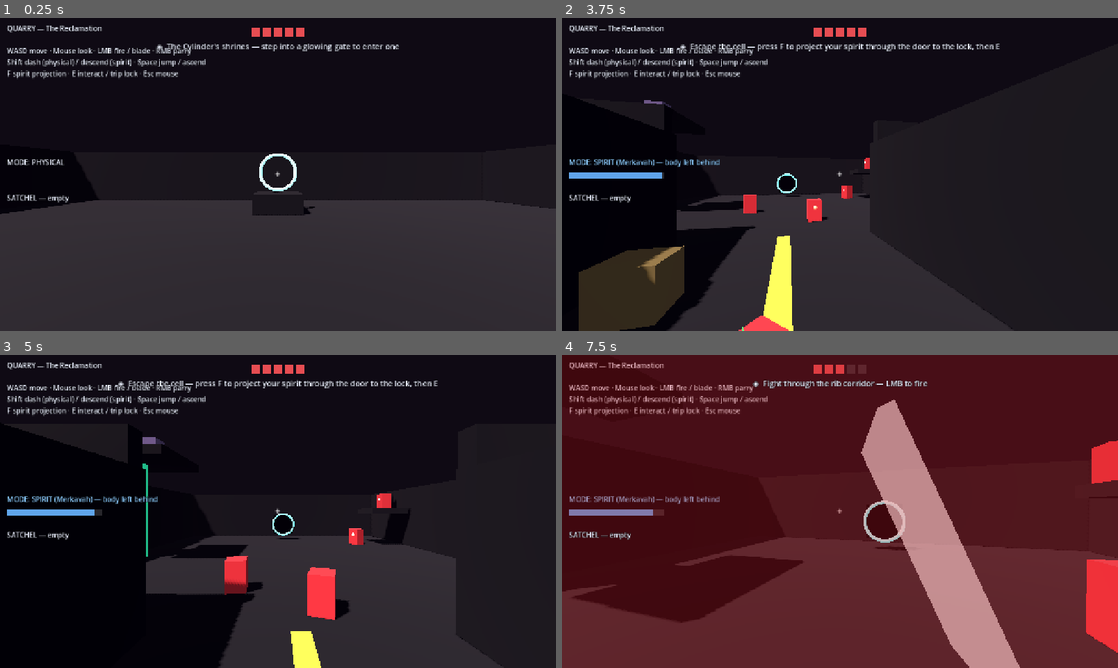
Above: before the commit, frames 1-4 (two rows, left to right).
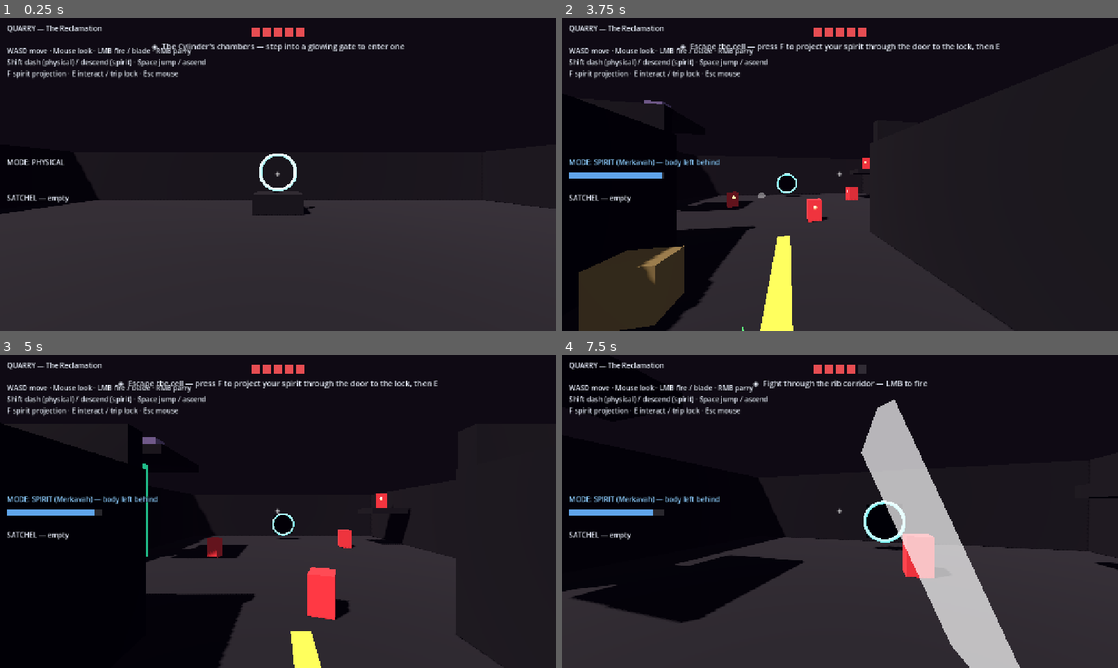
Above: after the commit, the same moments.

Repository: nathanaelries/quarry
Game: Godot game, scene res://scenes/main.tscn
Same seed, same stepped clock (60 frames per second), same inputs: the game is played once before the commit and once after it.
Inputs (mouse positions are in pixels of both pictures, inside the frame that each line leads up to):
- Up to frame 1 (0.25 s): no input
- Up to frame 2 (3.75 s): tap Enter at 0.5 s; move the mouse to (867, 174) at 0.52 s; hold Shift (dash) 0.53-1.28 s; hold W (move_forward) from 0.53 s (still down); click (867, 174) at 0.67 s; tap Space (jump) at 0.77, 1.52, 3.02 s; move the mouse to (812, 174) at 1.27 s; tap E (interact) at 1.35, 3.6 s; tap F (spirit_toggle) at 2, 3.5 s; move the mouse to (851, 168) at 2.02 s; hold F (spirit_toggle) 2.03-2.78 s; move the mouse to (834, 180) at 2.77 s; tap Shift (dash) at 2.85 s; click (834, 180) at 2.92 s; move the mouse to (878, 177) at 3.52 s
- Up to frame 3 (5 s): keep holding W (move_forward); tap Space (jump) at 3.77, 4.52 s; tap F (spirit_toggle) at 4.25, 4.35 s; move the mouse to (233, 508) at 4.27 s
- Up to frame 4 (7.5 s): tap F (spirit_toggle) at 5 s; move the mouse to (845, 511) at 5.02 s; hold Shift (dash) 5.03-5.78 s; click (845, 511) at 5.17 s; move the mouse to (817, 505) at 5.77 s; release W (move_forward) at 5.78 s; hold D (move_right) 5.78-6.53 s; tap E (interact) at 5.85 s; tap Space (jump) at 6.02, 6.77 s; move the mouse to (867, 511) at 6.52 s; hold F (spirit_toggle) 6.53-7.28 s; hold W (move_forward) from 6.53 s (still down); move the mouse to (812, 511) at 7.27 s; tap Shift (dash) at 7.35 s; click (812, 511) at 7.42 s

The runs differ from the first frame. In frame 1, 0.6% of the frame differs, in the area x 27-73%, y 7-11%; in frame 2, 0.6%; in frame 3, 1.0%; in frame 4, 99%, in the area x 0-100%, y 0-100%.

Commit message:
Rename "shrine" → "chamber" throughout
Adopt on-theme terminology: the Cylinder's organ-chambers, not BOTW "shrines".

- prototype/shrines/ → prototype/chambers/; shrine_base → chamber_base,
  shrine_reclamation → chamber_reclamation (hub keeps its name).
- game.gd: enter_shrine → enter_chamber, complete_shrine → complete_chamber,
  SHRINES → CHAMBERS, shrine_id → chamber_id; base build_shrine → build_chamber.
- docs/SHRINES.md → docs/CHAMBERS.md; updated all references in the READMEs and
  docs. Refreshed the stale repo-layout tree.

Mechanical rename; verified headless — boots into the hub via the renamed
framework with no broken paths or method references.

Co-Authored-By: Claude Opus 4.8 (1M context) <noreply@anthropic.com>

Diff:
--- a/prototype/shrines/shrine_base.gd
+++ b/prototype/chambers/chamber_base.gd
@@ -1,13 +1,13 @@
 extends Node3D
-## Quarry — base class for a shrine (and the hub).
+## Quarry — base class for a chamber (and the hub).
 ##
-## A shrine is a small, self-contained teaching level. Subclass this and override:
+## A chamber is a small, self-contained teaching level. Subclass this and override:
 ##   • get_spawn()        → where the player starts
 ##   • intro_objective()  → the first HUD objective line
-##   • build_shrine()     → lay out the content (use the helpers below)
+##   • build_chamber()     → lay out the content (use the helpers below)
 ## The base handles the player, HUD, input, lighting, navmesh bake, objectives, and the
 ## win → completion flow. Add a win gate with _build_win_gate(); stepping into it completes
-## the shrine and returns to the hub.
+## the chamber and returns to the hub.
 
 const PlayerScript := preload("res://scripts/player.gd")
 const HudScript := preload("res://scripts/hud.gd")
@@ -22,7 +22,7 @@
 const GOLD := Color(1.0, 0.86, 0.5)
 
 var player: CharacterBody3D
-var shrine_id := ""
+var chamber_id := ""
 
 var _hud: CanvasLayer
 var _won := false
@@ -39,7 +39,7 @@
 	player.global_position = spawn
 	player.spawn_point = spawn
 
-	build_shrine()
+	build_chamber()
 	_build_navigation()
 
 	_hud = HudScript.new()
@@ -57,7 +57,7 @@
 	return ""
 
 
-func build_shrine() -> void:
+func build_chamber() -> void:
 	pass
 
 
@@ -108,8 +108,8 @@
 	Input.mouse_mode = Input.MOUSE_MODE_VISIBLE
 	await get_tree().create_timer(3.5).timeout
 	var game := get_parent()
-	if game and game.has_method("complete_shrine"):
-		game.complete_shrine(shrine_id)
+	if game and game.has_method("complete_chamber"):
+		game.complete_chamber(chamber_id)
 
 
 # ---- Objectives -----------------------------------------------------------
--- a/prototype/shrines/shrine_reclamation.gd
+++ b/prototype/chambers/chamber_reclamation.gd
@@ -1,5 +1,5 @@
-extends "res://shrines/shrine_base.gd"
-## Quarry — Shrine 01: "The Reclamation".
+extends "res://chambers/chamber_base.gd"
+## Quarry — Chamber 01: "The Reclamation".
 ## Teaches spirit projection, then combines the mechanics on a linear escape.
 ## See docs/LEVEL_1.md. Content only — the base handles player/HUD/nav/win.
 
@@ -19,7 +19,7 @@
 	return "Escape the cell — press F to project your spirit through the door to the lock, then E"
 
 
-func build_shrine() -> void:
+func build_chamber() -> void:
 	_build_cell()
 	_build_corridor()
 	_build_gallery()
--- a/prototype/shrines/hub.gd
+++ b/prototype/chambers/hub.gd
@@ -1,8 +1,8 @@
-extends "res://shrines/shrine_base.gd"
-## Quarry — the Hub. A pedestal chamber where you choose a shrine to enter.
-## Reuses the shrine base (player/HUD/nav) but has no win gate; you leave by stepping
-## into a shrine gate. The Reclamation is open; the other three are sealed placeholders
-## for the four starter shrines (spirit / moves / parry / attacks+puzzles).
+extends "res://chambers/chamber_base.gd"
+## Quarry — the Hub. A pedestal chamber where you choose a chamber to enter.
+## Reuses the chamber base (player/HUD/nav) but has no win gate; you leave by stepping
+## into a chamber gate. The Reclamation is open; the other three are sealed placeholders
+## for the four starter chambers (spirit / moves / parry / attacks+puzzles).
 
 
 func get_spawn() -> Vector3:
@@ -10,10 +10,10 @@
 
 
 func intro_objective() -> String:
-	return "The Cylinder's shrines — step into a glowing gate to enter one"
+	return "The Cylinder's chambers — step into a glowing gate to enter one"
 
 
-func build_shrine() -> void:
+func build_chamber() -> void:
 	_add_box(Vector3(0, -0.5, 0), Vector3(26, 1, 26), FLOOR)
 	_add_box(Vector3(0, 1.5, 13), Vector3(26, 3, 0.5), WALL)
 	_add_box(Vector3(0, 1.5, -13), Vector3(26, 3, 0.5), WALL)
@@ -82,10 +82,10 @@
 	if not body.is_in_group("player"):
 		return
 	var g := get_parent()
-	if g and g.has_method("enter_shrine"):
-		g.enter_shrine(id)
+	if g and g.has_method("enter_chamber"):
+		g.enter_chamber(id)
 
 
 func _sealed(body: Node) -> void:
 	if body.is_in_group("player") and _hud:
-		_hud.set_objective("This shrine is sealed — coming soon")
+		_hud.set_objective("This chamber is sealed — coming soon")
--- a/prototype/scripts/game.gd
+++ b/prototype/scripts/game.gd
@@ -1,13 +1,13 @@
 extends Node3D
 ## Quarry — game shell (main scene root).
 ##
-## Swaps between the hub and shrines, and remembers which shrines you've completed.
-## Adding a shrine = writing a `ShrineBase` subclass and registering it in SHRINES;
+## Swaps between the hub and chambers, and remembers which chambers you've completed.
+## Adding a chamber = writing a `ChamberBase` subclass and registering it in CHAMBERS;
 ## no changes here or in the hub logic beyond a pedestal entry.
 
-const HUB := preload("res://shrines/hub.gd")
-const SHRINES := {
-	"reclamation": preload("res://shrines/shrine_reclamation.gd"),
+const HUB := preload("res://chambers/hub.gd")
+const CHAMBERS := {
+	"reclamation": preload("res://chambers/chamber_reclamation.gd"),
 }
 
 var completed := {}
@@ -22,16 +22,16 @@
 	_swap(HUB.new())
 
 
-func enter_shrine(id: String) -> void:
-	if not SHRINES.has(id):
+func enter_chamber(id: String) -> void:
+	if not CHAMBERS.has(id):
 		return
-	var shrine: Node = SHRINES[id].new()
-	shrine.shrine_id = id
-	_swap(shrine)
+	var chamber: Node = CHAMBERS[id].new()
+	chamber.chamber_id = id
+	_swap(chamber)
 
 
-## Called by a shrine when its win gate is reached.
-func complete_shrine(id: String) -> void:
+## Called by a chamber when its win gate is reached.
+func complete_chamber(id: String) -> void:
 	completed[id] = true
 	enter_hub()
 
Not shown, changed: README.md
Not shown, added: docs/CHAMBERS.md
Not shown, changed: docs/COMBAT.md
Not shown, removed: docs/SHRINES.md
Not shown, changed: prototype/README.md
